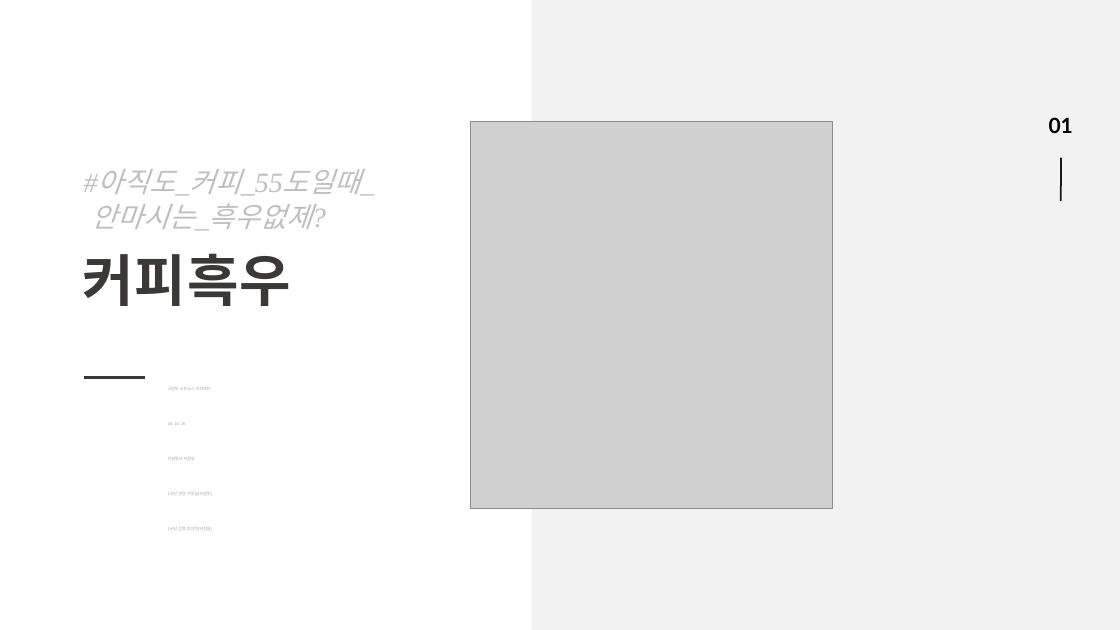
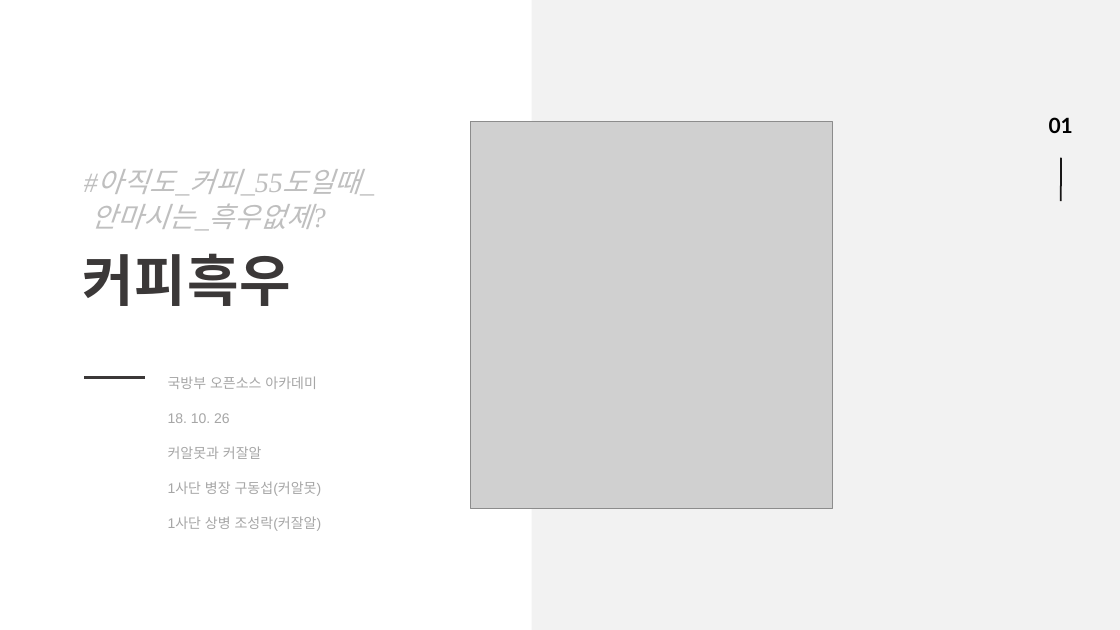
Before and after one commit to Ko0o0/IoT_Coffee_BlackCow, a slide deck: slide 1 of presentation/coffee_blackcow.pptx. Drawn at 1120x630 pixels with LibreOffice and Linux fonts; fonts in the diff are those of the drawing; grey boxes stand for pictures. Boxes give left, top, right and bottom in pixels: in the first picture for what was removed or moved away, otherwise in the second. Text is boxed around its words. In the diff, an @@ line names an element or a change of style, - is before the commit and + after.

```diff
--- a/presentation/coffee_blackcow.pptx
+++ b/presentation/coffee_blackcow.pptx
@@ text "국방부 오픈소스 아카데미" at box(168, 376, 322, 531): size 3.5 to 12 pt @@
```
Also in this commit, not shown: 1 other slide changed.
